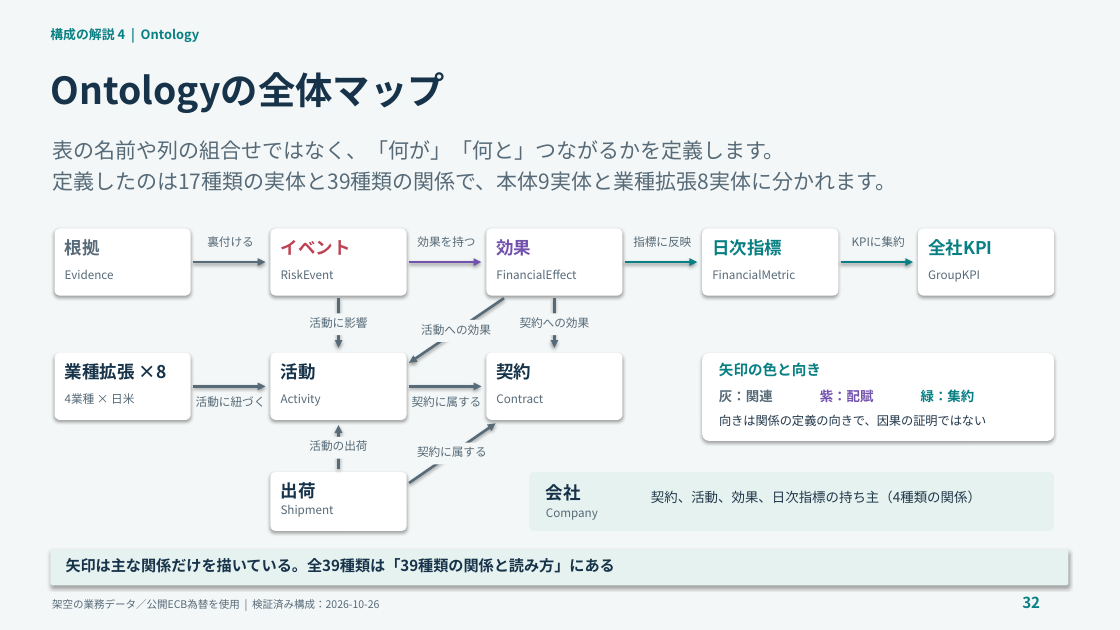
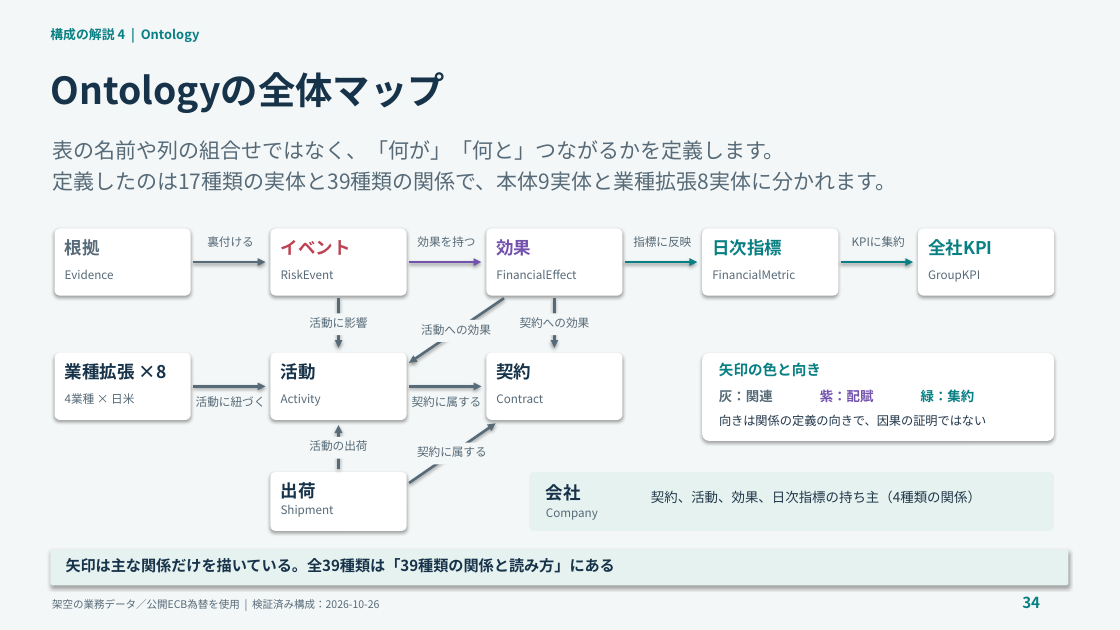
Before and after one commit to c-nova/FabricOntology_Trading, a slide deck: slide 34 of decks/TradingOntology_Demo_Presenter_Guide_JA.pptx (slide 32 before the commit). Drawn at 1120x630 pixels with LibreOffice and Linux fonts; fonts in the diff are those of the drawing. Boxes give left, top, right and bottom in pixels: in the first picture for what was removed or moved away, otherwise in the second. Text is boxed around its words. In the diff, an @@ line names an element or a change of style, - is before the commit and + after.

```diff
--- a/decks/TradingOntology_Demo_Presenter_Guide_JA.pptx
+++ b/decks/TradingOntology_Demo_Presenter_Guide_JA.pptx
@@ text at (1022, 596, 1040, 608): text changed @@
-32
+34
```
Also in this commit, not shown: 18 other slides changed, 2 slides added, 9 other files.
